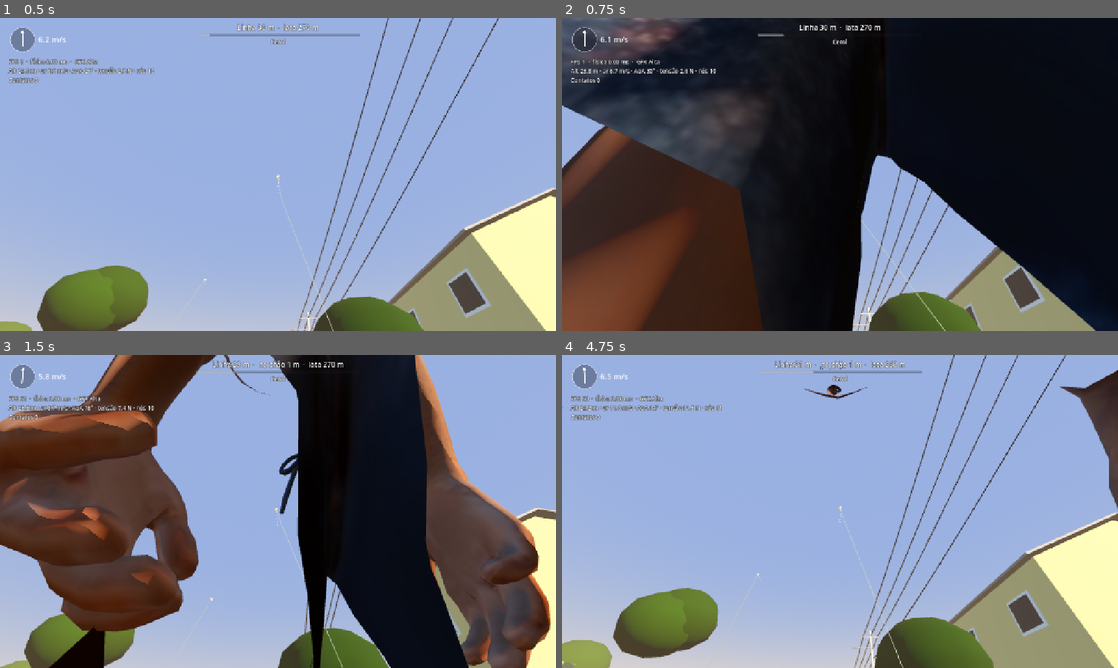
Above: before the commit, frames 1-4 (two rows, left to right).
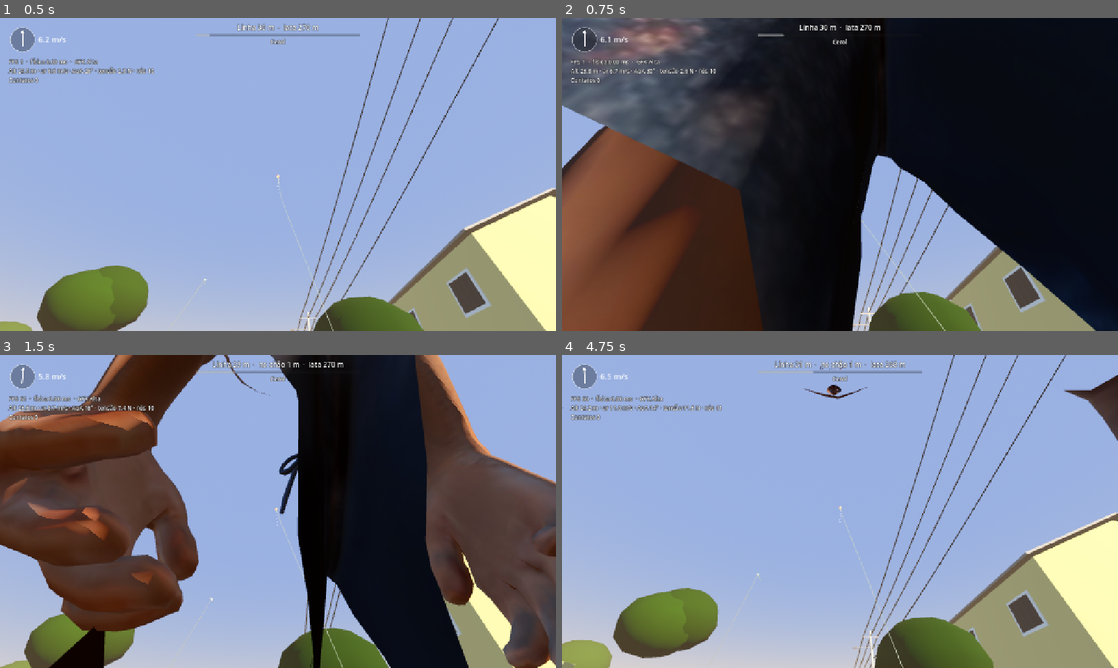
Above: after the commit, the same moments.

Repository: RenanSantosF/Pipa
Game: Godot game, scene res://src/main/main.tscn
Same seed, same stepped clock (60 frames per second), same inputs: the game is played once before the commit and once after it.
Inputs (mouse positions are in pixels of both pictures, inside the frame that each line leads up to):
- Up to frame 1 (0.5 s): no input
- Up to frame 2 (0.75 s): move the mouse to (962, 158) at 0.52 s; hold D (move_right) from 0.53 s (still down); hold Space (kite_pull) from 0.53 s (still down); click (962, 158) at 0.67 s
- Up to frame 3 (1.5 s): release D (move_right) at 1.25 s; release Space (kite_pull) at 1.25 s; drag from (166, 527) to (250, 574) at 1.27 s
- Up to frame 4 (4.75 s): move the mouse to (895, 442) at 2.02 s; hold D (move_right) 2.03-2.75 s; hold E (kite_release) 2.03-2.75 s; drag from (812, 574) to (673, 464) at 2.77 s; move the mouse to (1006, 558) at 3.52 s; hold A (move_left) 3.53-4.25 s; hold Space (kite_pull) 3.53-4.25 s; drag from (673, 464) to (756, 433) at 4.27 s

Frame 1 is identical in both runs. In frame 2, 11% of the frame differs, in the area x 0-35%, y 0-86%; in frame 3, 9.9%; in frame 4, 0.8%.

Commit message:
IK: palma sobre a linha; README com gestos e física
Co-Authored-By: Claude Opus 5.5 <noreply@anthropic.com>
Claude-Session: https://claude.ai/code/session_01X9Ygheu9WefzxXPTKEdWfa

Diff:
--- a/src/character/teen_character.gd
+++ b/src/character/teen_character.gd
@@ -172,7 +172,9 @@
 		_update_short_line(lata_pos + axis * 0.06, right_hand_target)
 	if _ik:
 		var shoulder_h := Vector3.UP * 1.35
-		_ik.right_target = right_hand_target
+		# O alvo da IK é o punho: recua ~8 cm para a PALMA ficar sobre a linha.
+		var shoulder := gt.origin + shoulder_h + right * 0.18
+		_ik.right_target = right_hand_target - (right_hand_target - shoulder).normalized() * 0.08
 		_ik.left_target = lata_pos - right * 0.02 - fwd * 0.03
 		_ik.right_pole = gt.origin + shoulder_h + right * 0.6 - Vector3.UP * 0.5 + gt.basis.z * 0.3
 		_ik.left_pole = gt.origin + shoulder_h - right * 0.6 - Vector3.UP * 0.5 + gt.basis.z * 0.3
